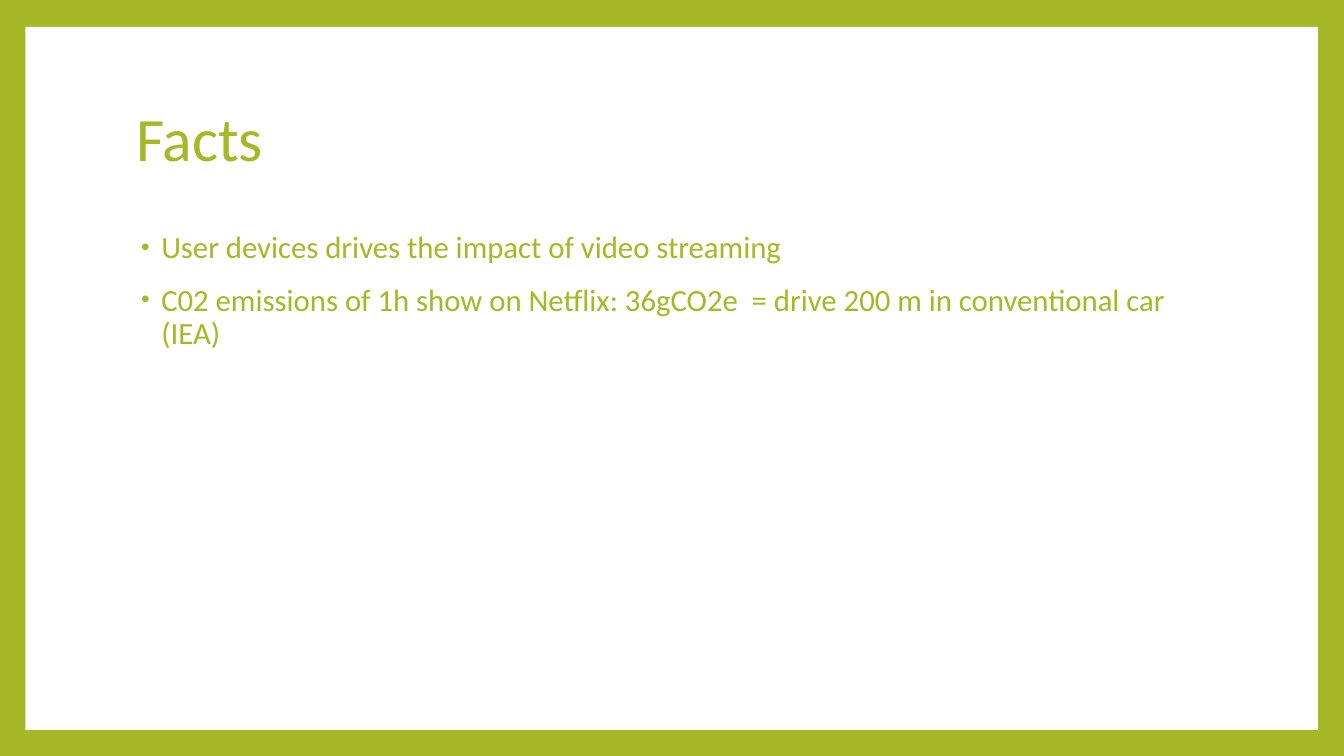
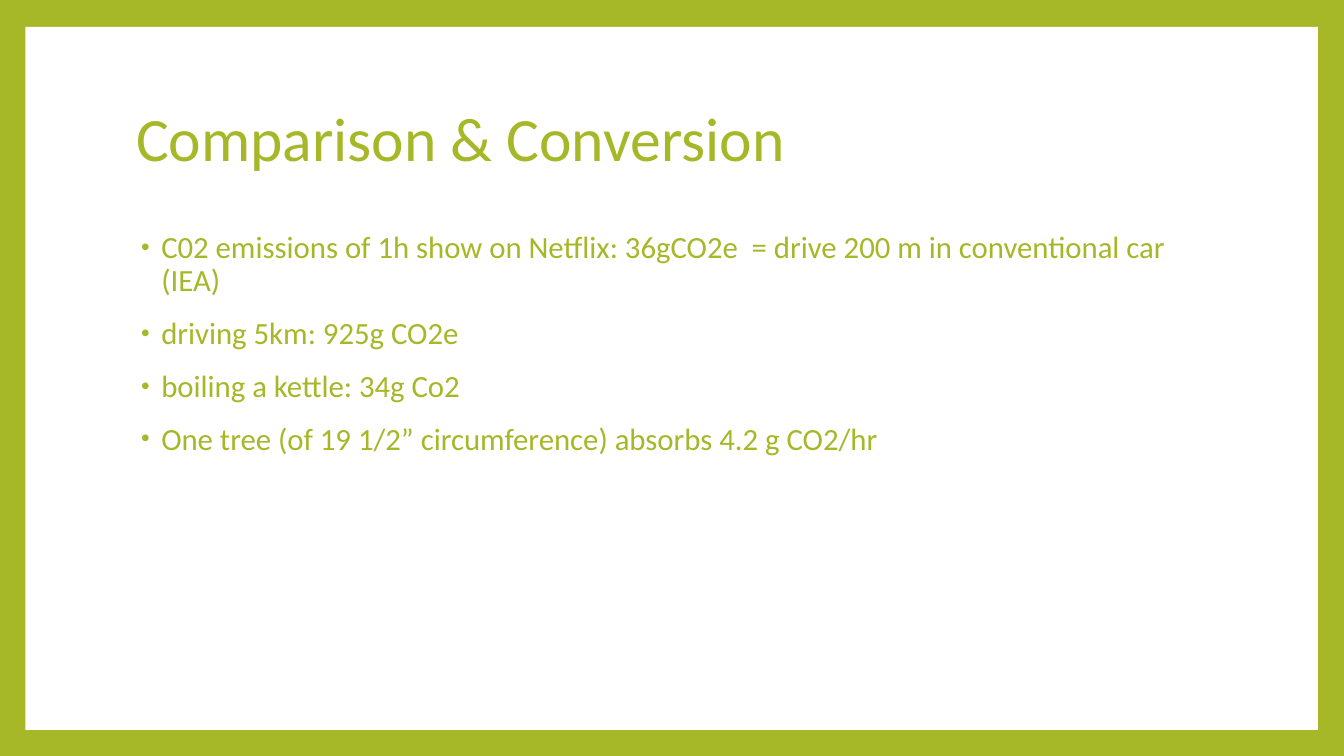
Before and after one commit to SamLee-dedeboy/GreenScreen, a slide deck: slide 4 of Green Screen.pptx. Drawn at 1344x756 pixels with LibreOffice and Linux fonts; fonts in the diff are those of the drawing. Boxes give left, top, right and bottom in pixels: in the first picture for what was removed or moved away, otherwise in the second. Text is boxed around its words. In the diff, an @@ line names an element or a change of style, - is before the commit and + after.

```diff
--- a/Green Screen.pptx
+++ b/Green Screen.pptx
@@ title at (136,118,785,171): text changed @@
-Facts
+Comparison & Conversion
@@ text at (161,236,781,264): paragraph removed @@
-• User devices drives the impact of video streaming
@@ text at (161,322,878,456): paragraphs added @@
+• driving 5km: 925g CO2e
+• boiling a kettle: 34g Co2
+• One tree (of 19 1/2” circumference) absorbs 4.2 g CO2/hr
```
Also in this commit, not shown: 3 other slides changed, 1 slide added, 1 slide removed, 2 other files.
